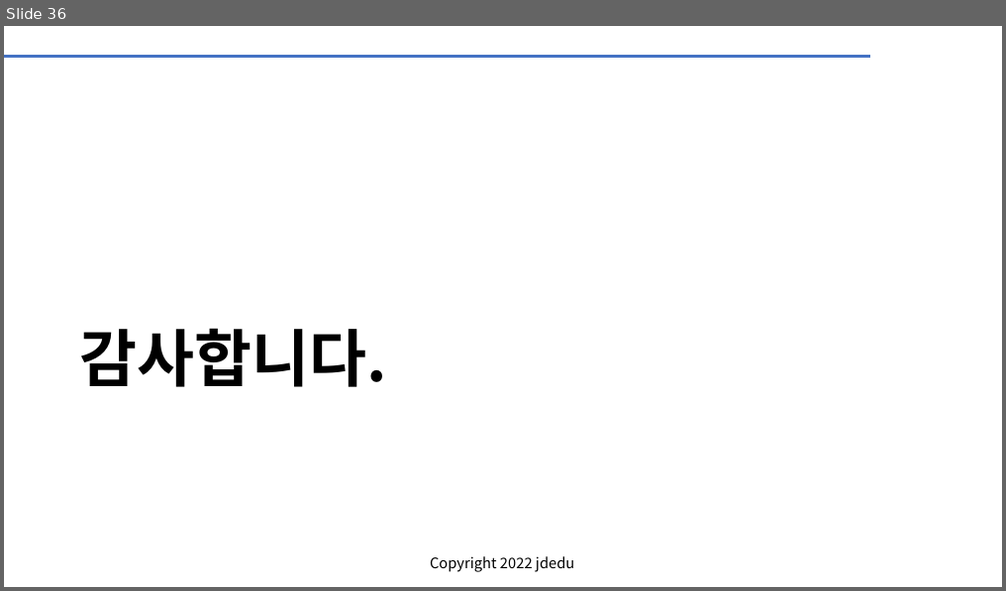
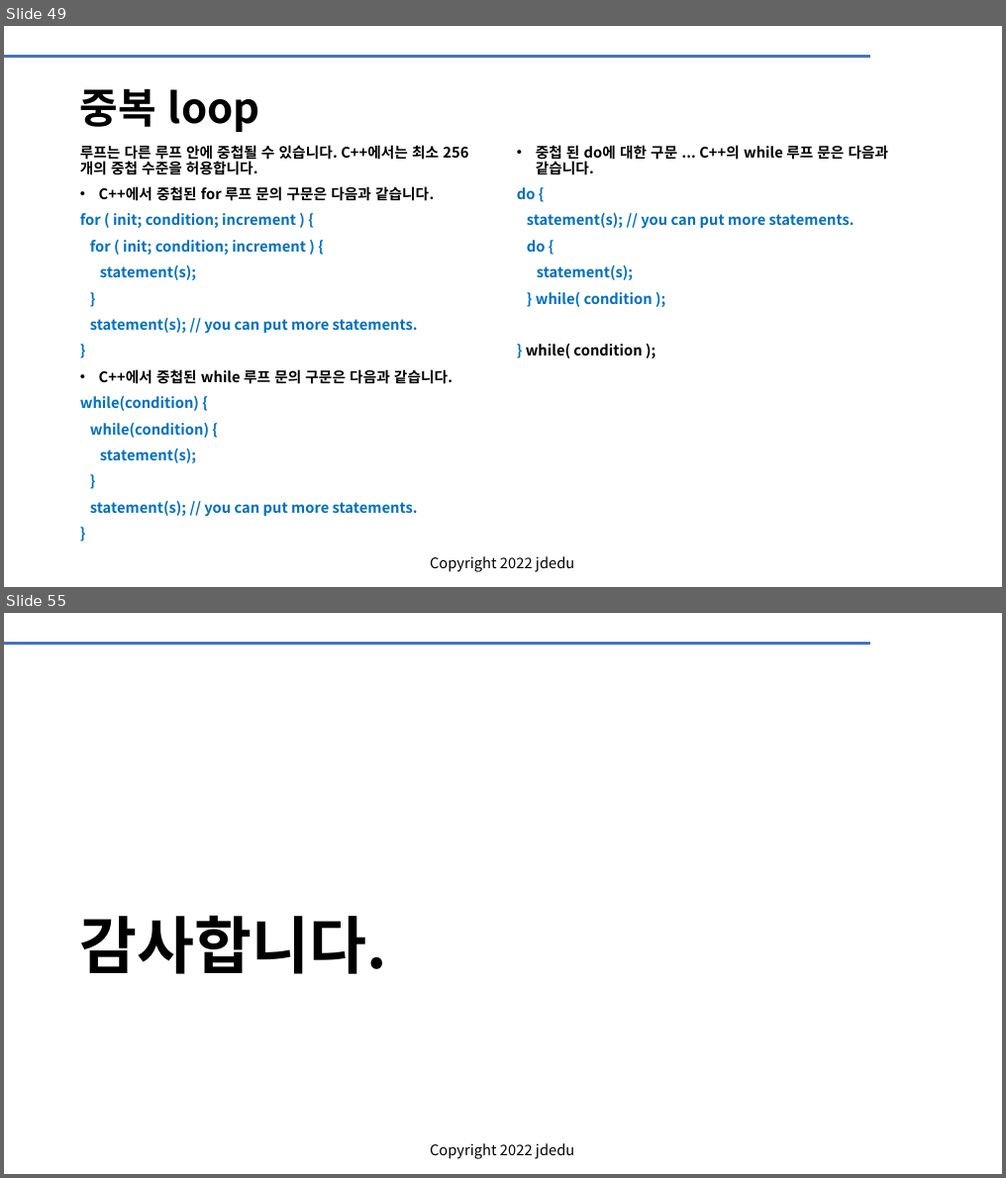
Before and after one commit to JD-edu/KG-KAIROS_robot, a slide deck: doc/KG-KAIROS 리눅스_bash_CC++.pptx. Shown one above the other, each under a label of ours: slide 36 before the commit, slides 49 and 55 after it; the slides between them are not shown. The pictures are 1006x591 and 1006x1178 pixels, drawn with LibreOffice and Linux fonts; fonts in the diff are those of the drawing; background and template pictures are left out. Boxes give left, top, right and bottom in pixels: in the first picture for what was removed or moved away, otherwise in the second. Text is boxed around its words. In the diff, an @@ line names an element or a change of style, - is before the commit and + after.

```diff
--- a/doc/KG-KAIROS 리눅스_bash_CC++.pptx
+++ b/doc/KG-KAIROS 리눅스_bash_CC++.pptx
@@ slide 49 added at (4,26,1002,587), background #FFFFFF; not listed: 2 template elements that a slide beside it also shows @@
@@ title added at (80,88,260,132), 40 pt, text #000000, bold @@
+중복 loop
@@ text added at (80,145,452,464), 14 pt, text #0070C0, bold @@
+• 루프는 다른 루프 안에 중첩될 수 있습니다. C++에서는 최소 256개의 중첩 수준을 허용합니다.
+  C++에서 중첩된 for 루프 문의 구문은 다음과 같습니다.
+for ( init; condition; increment ) {
+for ( init; condition; increment ) {
+statement(s);
+}
+statement(s); // you can put more statements.
+}
+• C++에서 중첩된 while 루프 문의 구문은 다음과 같습니다.
+while(condition) {
+while(condition) {
+statement(s);
+}
+statement(s); // you can put more statements.
+}
@@ text added at (517,145,889,359), 14 pt, text #0070C0, bold @@
+• 중첩 된 do에 대한 구문 ... C++의 while 루프 문은 다음과 같습니다.
+do {
+statement(s); // you can put more statements.
+do {
+statement(s);
+} while( condition );
+} while( condition );
@@ what was slide 36 is now slide 55 @@
```
Also in this commit, not shown: 18 other slides added.
